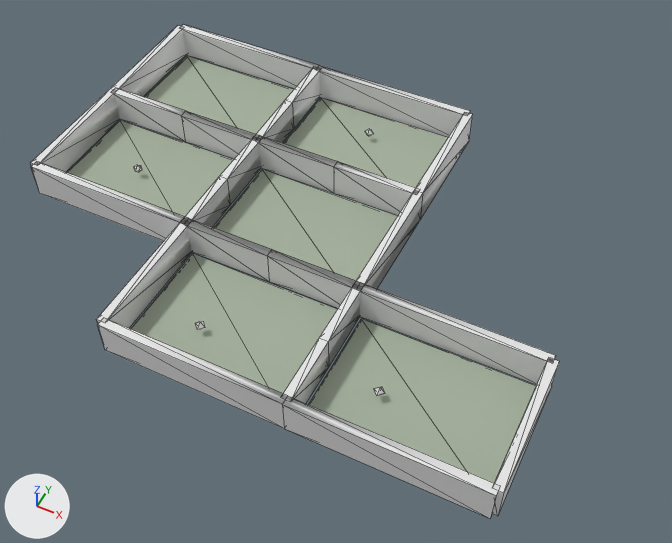
The OBJ model Project/crimson-fall/assets/models/layout_main.obj as it was, and as the next commit left it.
Before and after are seen from a camera (50 mm lens) standing at (39.0, -50.9, 44.0) and looking at (20.9, -14.8, -1.1). The lights are fixed; the arrows at lower left show +X, +Y and +Z. The older version comes first. Mesh edges are drawn as thin lines. Where no turn or scale is listed for an object, it has been applied to the vertices. Vertices at exactly the same position are counted once.

The older version as bpy lines, for what is in view:
```python
me_layout_main = bpy.data.meshes.new('layout_main')
me_layout_main.from_pydata(...)  # 200 vertices, 360 faces; spans x -0.3..36.3, y -27.3..0.3, z 0.0..2.4
# faces by material slot: [72, 110, 178]
me_layout_main.materials.append(mat_ground)  # grey #a6b19e
me_layout_main.materials.append(mat_structure)  # white #e7e7e7
me_layout_main.materials.append(mat_accent)  # white #e7e7e7
ob_layout_main = bpy.data.objects.new('layout_main', me_layout_main)
ob_layout_main.location = (0.0, 0.0, 0.0)
```
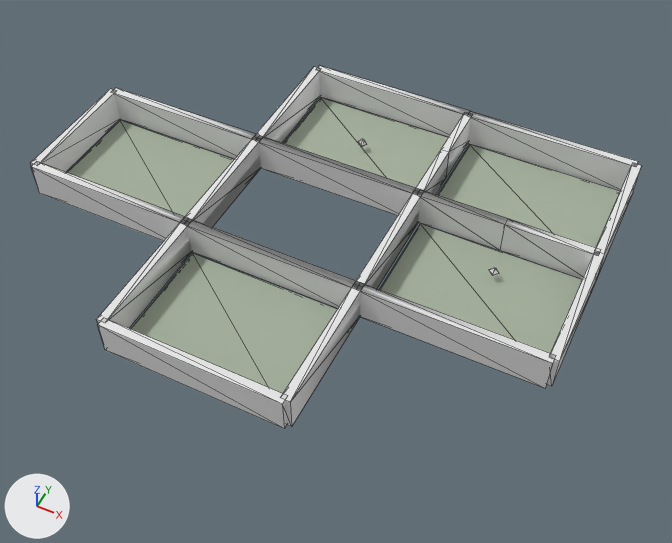
The change in detail:
me_layout_main is used by ob_layout_main; location (0.0, 0.0, 0.0).
me_layout_main had 200 vertices, 360 faces and spanned x -0.3..36.3, y -27.3..0.3, z 0.0..2.4.
me_layout_main now has 164 vertices, 292 faces and spans x -0.3..36.3, y -27.3..0.3, z 0.0..2.4.
me_layout_main part 1: the loose piece of 8 vertices spanning x 24.5..35.5, y -26.5..-18.5, z 0.0..0.2 is moved by (0.0, 18.0, 0.0).
me_layout_main part 2: the loose piece of 8 vertices spanning x 12.5..23.5, y -17.5..-9.5, z 0.0..0.2 is moved by (12.0, 0.0, 0.0).
me_layout_main part 3: the loose piece of 6 vertices spanning x 17.5..18.2, y -3.6..-2.9, z 0.5..1.2 is moved by (0.0, -1.2, 0.0).
me_layout_main part 4: the loose piece of 6 vertices spanning x 27.5..28.2, y -23.6..-22.9, z 0.5..1.2 is moved by (2.6, 11.3, 0.0).
me_layout_main part 5: the loose piece of 8 vertices spanning x 0.5..11.5, y -8.5..-0.5, z 0.0..0.2 is deleted.
me_layout_main part 6: the loose piece of 6 vertices spanning x 4.9..5.6, y -14.2..-13.5, z 0.5..1.2 is deleted.
me_layout_main part 7: the loose piece of 6 vertices spanning x 16.1..16.8, y -24.0..-23.3, z 0.5..1.2 is deleted.
Part 8, on me_layout_main:
40 vertices are removed from x -0.3..36.3, y -27.3..0.3, z 0.0..2.4.
166 faces are deleted.
24 vertices are added at x 23.7..36.3, y -9.3..0.3, z 0.0..2.4.
56 new faces join them, mat_structure (white #e7e7e7).
70 new faces join them, mat_accent (white #e7e7e7).

Where the change shows, as pixel boxes [x1, y1, x2, y2] in the pictures (672 x 543 px; the box of a moved part takes in the faces that stretch with it):
'layout_main', reshaped (16% wider, 27% shorter): before [31, 25, 559, 518]; after [31, 66, 642, 428]
part 1 of me_layout_main, moved or reshaped: before [309, 319, 536, 483]; after [438, 144, 620, 247]
part 2 of me_layout_main, moved or reshaped: before [214, 169, 397, 280]; after [380, 224, 582, 353]
part 3 of me_layout_main, moved or reshaped: before [365, 129, 373, 136]; after [358, 139, 367, 147]
part 4 of me_layout_main, moved or reshaped: before [374, 387, 385, 396]; after [489, 268, 499, 275]
part 5 of me_layout_main, deleted: before [145, 56, 294, 134]
part 6 of me_layout_main, deleted: before [134, 165, 142, 172]
part 7 of me_layout_main, deleted: before [196, 321, 205, 329]
part 8 of me_layout_main, moved or reshaped: before [110, 25, 559, 518]; after [112, 67, 642, 425]
